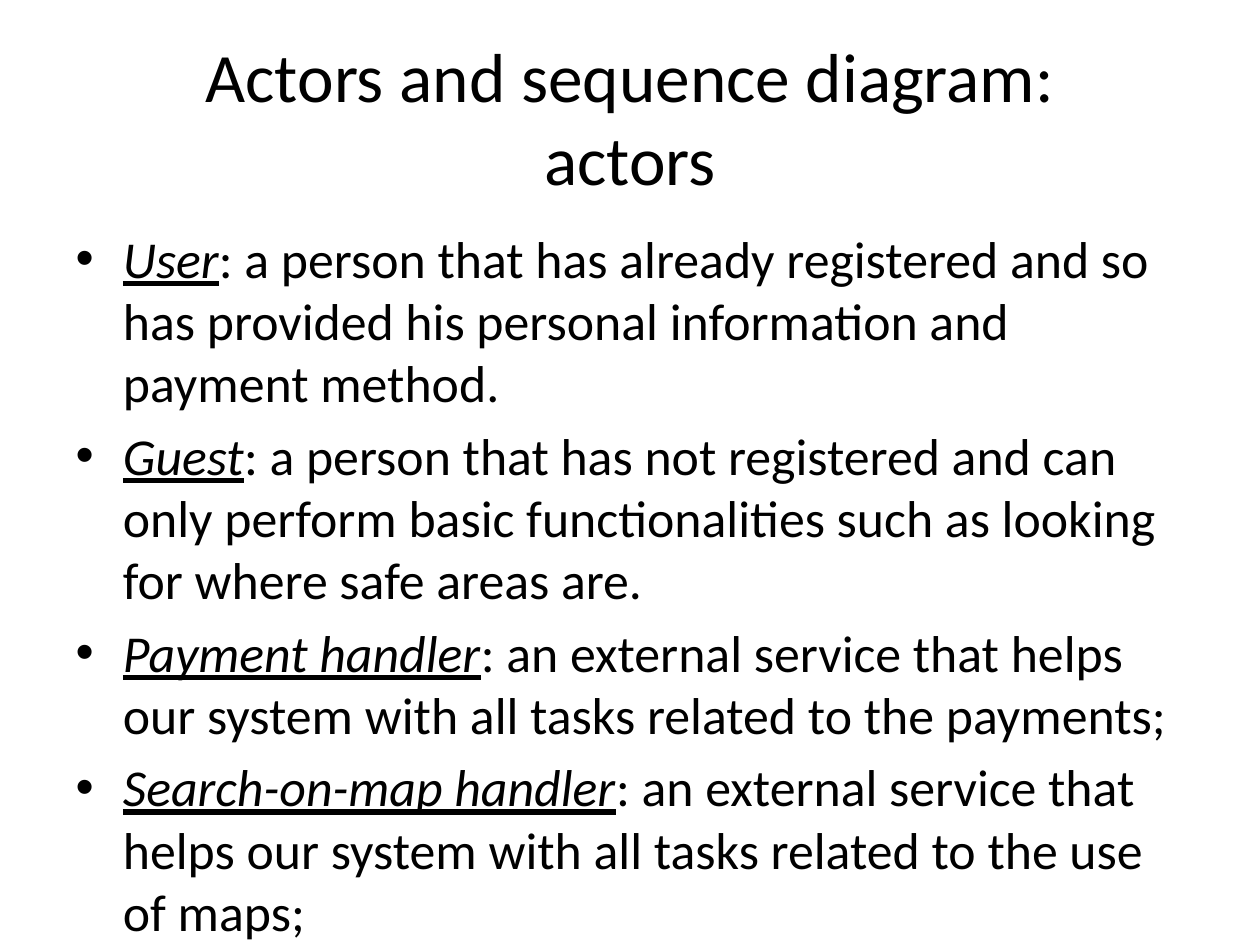
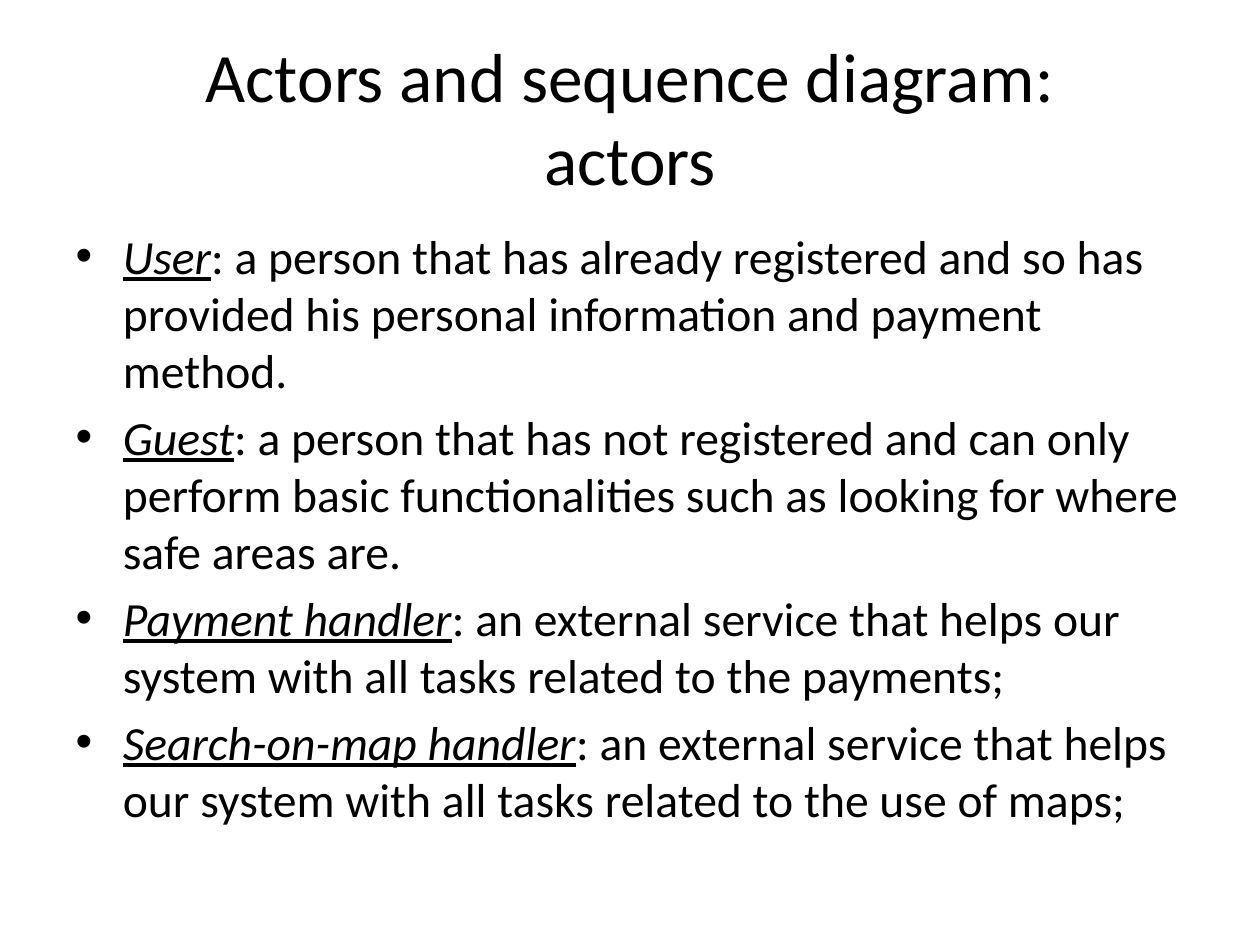
Before and after one commit to cattaneo-riccardo/PowerEnjoy, a slide deck: slide 15 of RASD/presentation/RASD_presentation.pptx. Drawn at 1260x945 pixels with LibreOffice and Linux fonts; fonts in the diff are those of the drawing. Boxes give left, top, right and bottom in pixels: in the first picture for what was removed or moved away, otherwise in the second. Text is boxed around its words. In the diff, an @@ line names an element or a change of style, - is before the commit and + after.

```diff
--- a/RASD/presentation/RASD_presentation.pptx
+++ b/RASD/presentation/RASD_presentation.pptx
@@ text "User: a person that has ..." at box(123, 241, 1177, 825): size 29.6 to 27.2 pt @@
```
Also in this commit, not shown: 1 slide removed, 1 other file.
